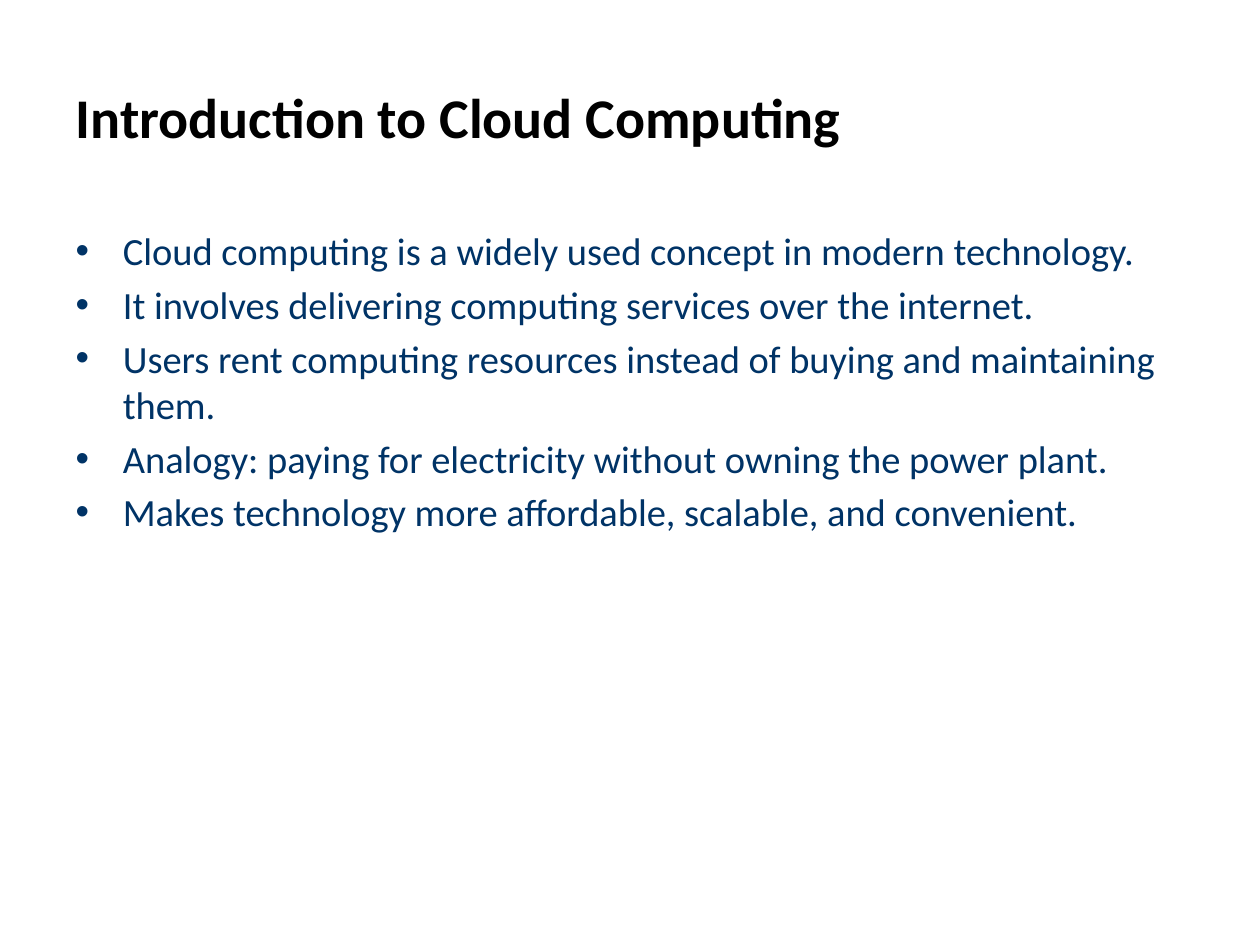
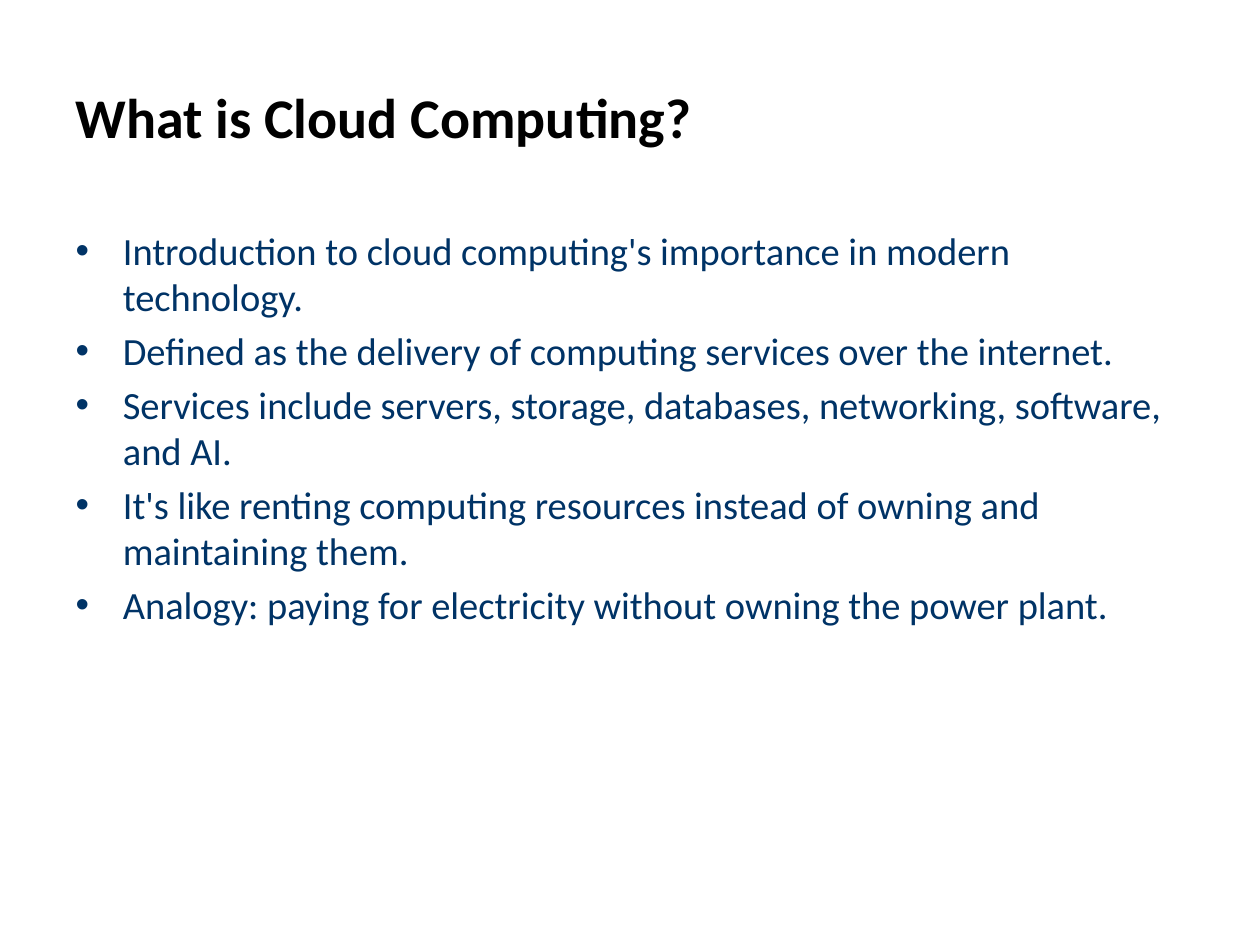
Before and after one commit to CodeByMonil/Lecture-Notes-Processor, a slide deck: slide 2 of outputs/slides/Monil_cc-lecture.pptx. Drawn at 1260x945 pixels with LibreOffice and Linux fonts; fonts in the diff are those of the drawing. Boxes give left, top, right and bottom in pixels: in the first picture for what was removed or moved away, otherwise in the second. Text is boxed around its words. In the diff, an @@ line names an element or a change of style, - is before the commit and + after.

```diff
--- a/outputs/slides/Monil_cc-lecture.pptx
+++ b/outputs/slides/Monil_cc-lecture.pptx
@@ title at (x1=76, y1=98, x2=692, y2=148): text changed @@
-Introduction to Cloud Computing
+What is Cloud Computing?
@@ text at (x1=123, y1=238, x2=1161, y2=572): text changed @@
-• Cloud computing is a widely used concept in modern technology.
-• It involves delivering computing services over the internet.
-• Users rent computing resources instead of buying and maintaining them.
+• Introduction to cloud computing's importance in modern technology.
+• Defined as the delivery of computing services over the internet.
+• Services include servers, storage, databases, networking, software, and AI.
+• It's like renting computing resources instead of owning and maintaining them.
@@ text at (x1=123, y1=499, x2=1077, y2=533): paragraph removed @@
-• Makes technology more affordable, scalable, and convenient.
```
Also in this commit, not shown: 6 other slides changed, 2 slides added, 1 slide removed, 19 other files.
